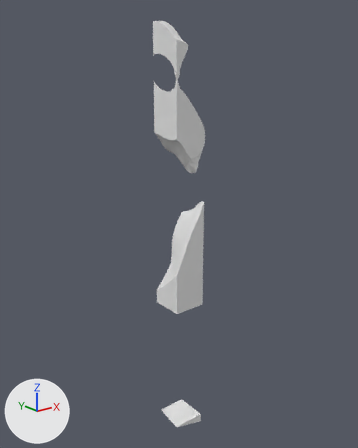
The glTF model assets/terrain/surface_pieces/surf_8_15.glb, before and after one commit.
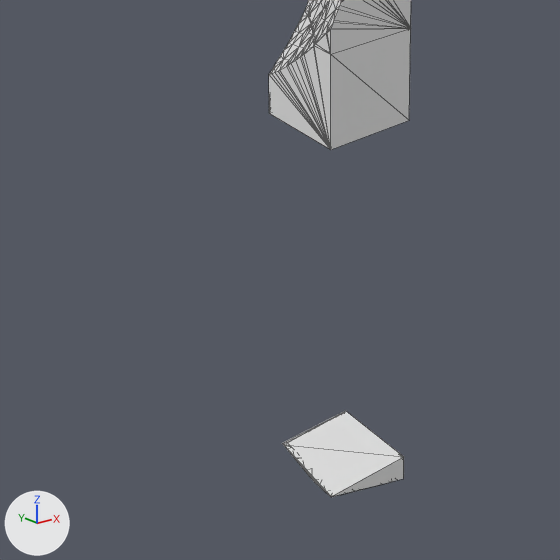
Old and new are each drawn whole from a 50 mm lens placed at (-111.0, -21.7, -0.5), pointed at (-67.0, 33.3, -22.5) and again close up on the part from 19% to 70% of the width and 59% to 100% of the height. Arrows for +X, +Y and +Z are at lower left; the lights stay in place. The last two pictures show the newer version. The close-ups show mesh edges as thin lines. Where no turn or scale is listed for an object, it has been applied to the vertices.

Objects in the first close-up: 'layer_13', 'layer_7', 'layer_8'.
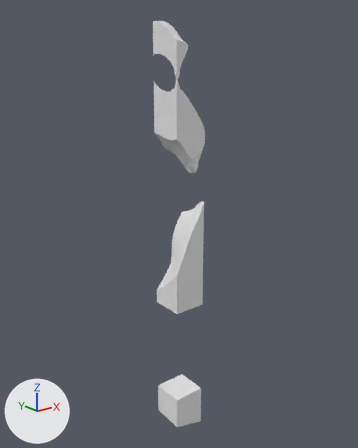
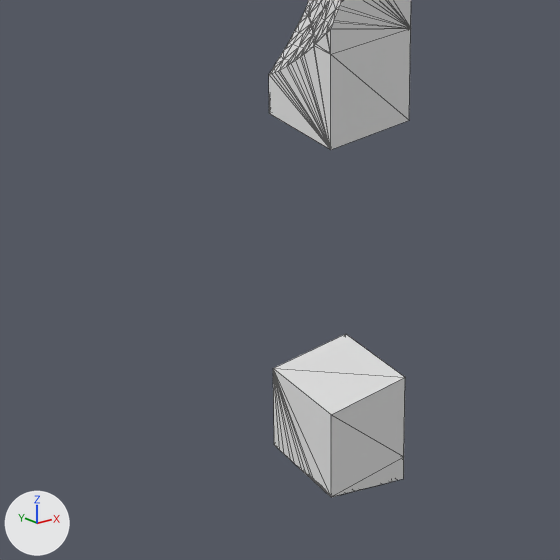
Boxes (x1, y1, x2, y2) around the edits, measured in the close-ups (560 x 560 px):
'layer_12', added
    after: (273, 334, 405, 496)
'layer_13', unchanged, covered by the edit
    before: (282, 411, 404, 497)
    after: (318, 457, 404, 497)

What changed in the scene script:
```text
Add me_layer_12:
    me_layer_12.from_pydata(...)  # 31 vertices, 58 faces; spans x -70.0..-65.0, y 30.0..35.0, z -55.0..-50.0
Add ob_layer_12:
    ob_layer_12 = bpy.data.objects.new('layer_12', me_layer_12)
    ob_layer_12.location = (0.0, 0.0, 0.0)
```
